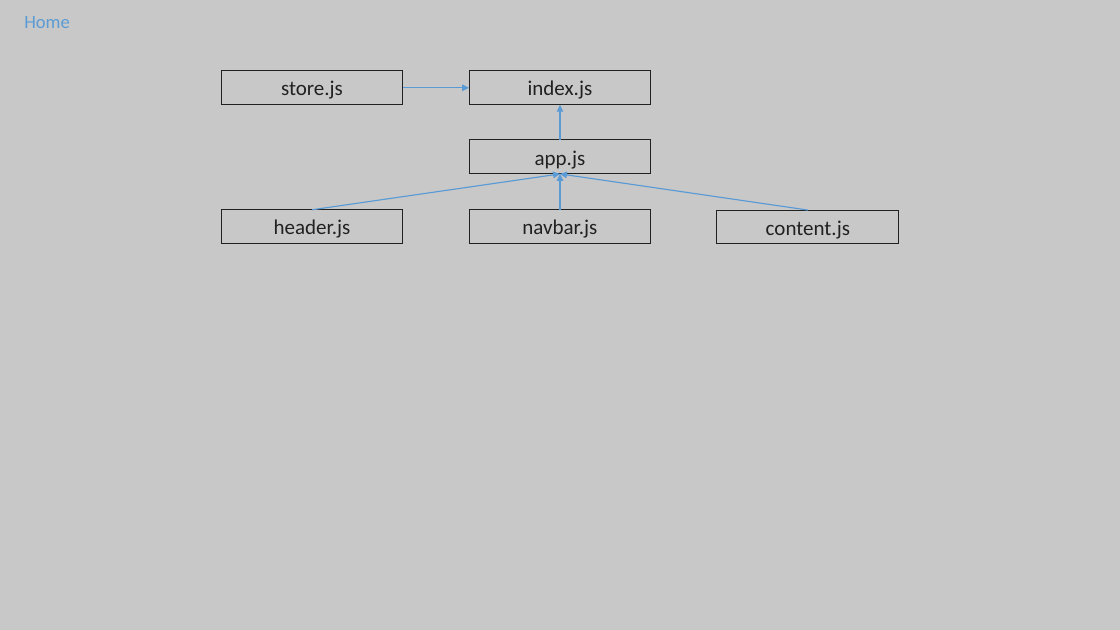
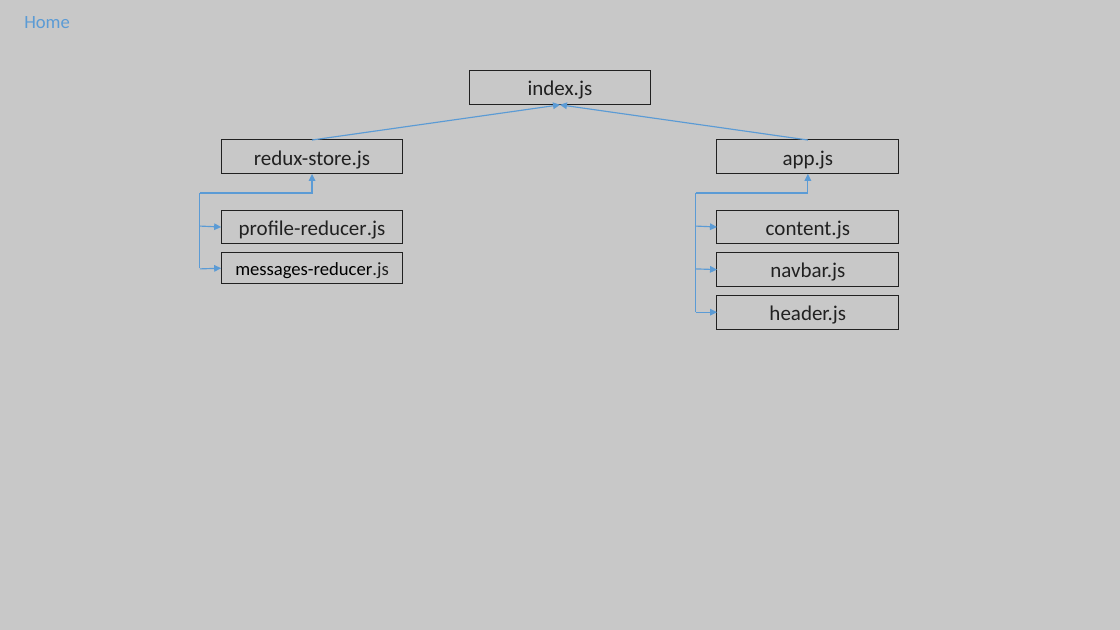
Before and after one commit to Mikayel-Saroy/Social-Network, a slide deck: slide 1 of src/assets/social-network.pptx. Drawn at 1120x630 pixels with LibreOffice and Linux fonts; fonts in the diff are those of the drawing. Boxes give left, top, right and bottom in pixels: in the first picture for what was removed or moved away, otherwise in the second. Text is boxed around its words. In the diff, an @@ line names an element or a change of style, - is before the commit and + after.

```diff
--- a/src/assets/social-network.pptx
+++ b/src/assets/social-network.pptx
@@ arrow moved from (403, 88) - (469, 88) to (313, 140) - (560, 105) @@
@@ arrow moved from (560, 140) - (560, 105) to (808, 140) - (560, 105) @@
@@ rectangle "redux-store.js": place and size @@
-rectangle "redux-store.js" at <box>221,71,403,104</box>
+rectangle "redux-store.js" at <box>221,140,403,174</box>
@@ rectangle "app.js": place and size @@
-rectangle "app.js" at <box>469,140,651,174</box>
+rectangle "app.js" at <box>718,140,900,174</box>
@@ elbow arrow added from (200, 193) to (313, 174), #5B9BD5 1 pt @@
@@ text in rectangle at <box>254,150,370,169</box>: text changed @@
-store.js
+redux-store.js
@@ arrow removed from (313, 210) to (560, 174) @@
@@ arrow removed from (808, 210) to (560, 174) @@
@@ elbow arrow added from (696, 193) to (808, 174), #5B9BD5 1 pt @@
@@ line added from (200, 268) to (200, 193), #5B9BD5 1 pt @@
@@ line added from (696, 313) to (696, 193), #5B9BD5 1 pt @@
@@ arrow added from (200, 226) to (221, 227), #5B9BD5 1 pt @@
@@ rectangle added at <box>221,210,403,244</box>, outline #212121 0.75 pt, 18 pt, text #212121 @@
+profile-reducer.js
@@ arrow moved from (560, 210) - (560, 174) to (696, 226) - (718, 227) @@
@@ arrow added from (200, 269) to (221, 268), #5B9BD5 1 pt @@
@@ rectangle added at <box>221,253,403,284</box>, outline #212121 0.75 pt, 16 pt, text #000000 @@
+messages-reducer.js
@@ arrow added from (696, 269) to (718, 270), #5B9BD5 1 pt @@
@@ rectangle "navbar.js": place and size @@
-rectangle "navbar.js" at <box>469,210,651,244</box>
+rectangle "navbar.js" at <box>718,253,900,287</box>
@@ rectangle "header.js": place and size @@
-rectangle "header.js" at <box>221,210,403,244</box>
+rectangle "header.js" at <box>718,295,900,329</box>
@@ arrow added from (696, 313) to (718, 313), #5B9BD5 1 pt @@
```
Also in this commit, not shown: 2 other slides changed, 6 other files.
